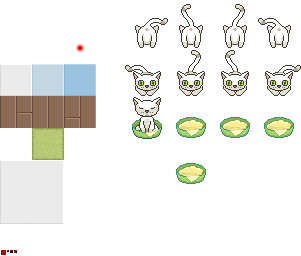
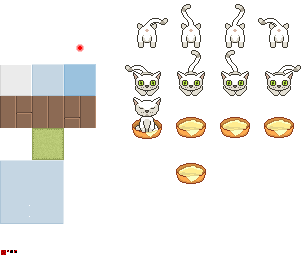
Layer changes from the first 301×256 image to the second:
painted on "Layer 12" over [0, 23, 294, 224]
